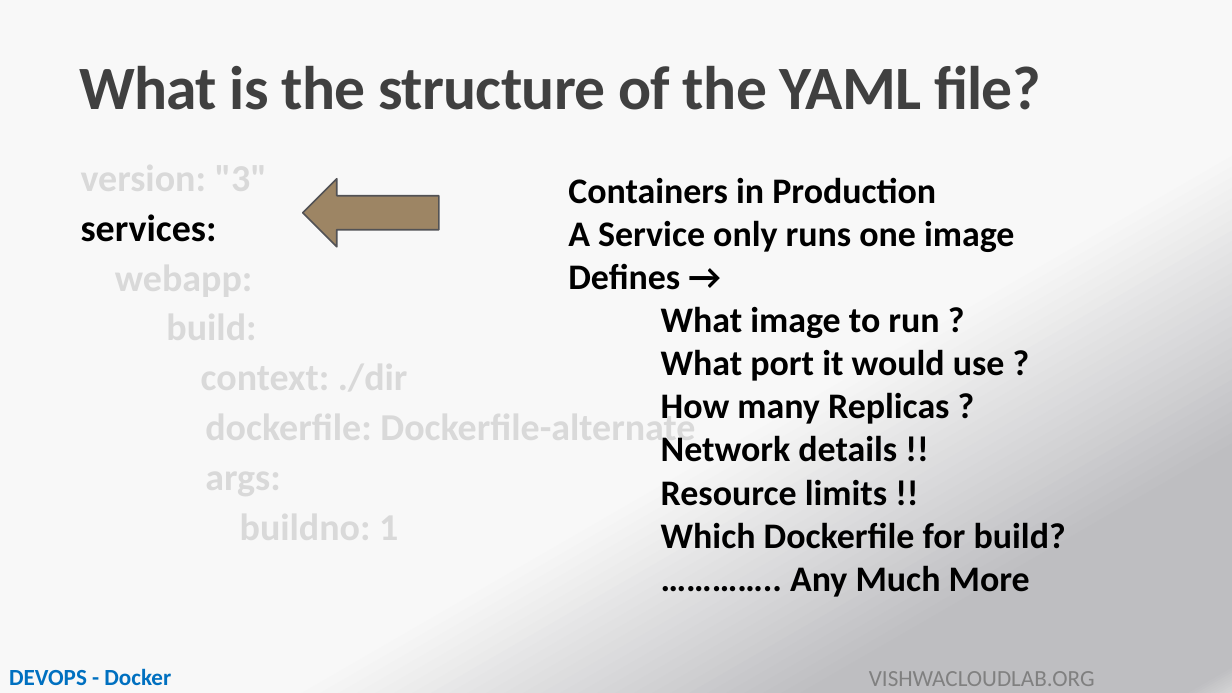
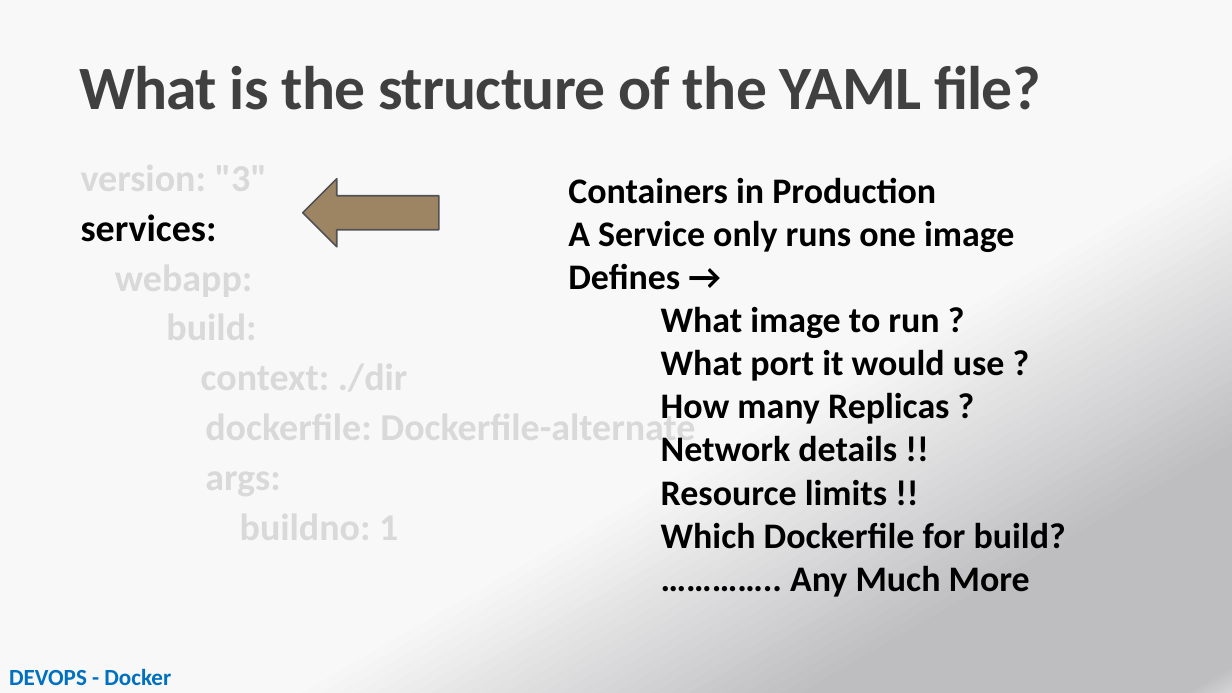
Before and after one commit to payalb/niit-25-aug-25, a slide deck: slide 15 of D2/PPT06-Docker-Compose.pptx. Drawn at 1232x693 pixels with LibreOffice and Linux fonts; fonts in the diff are those of the drawing; background and template pictures are left out. Boxes give left, top, right and bottom in pixels: in the first picture for what was removed or moved away, otherwise in the second. Text is boxed around its words. In the diff, an @@ line names an element or a change of style, - is before the commit and + after.

```diff
--- a/D2/PPT06-Docker-Compose.pptx
+++ b/D2/PPT06-Docker-Compose.pptx
@@ text removed at (869, 671, 1095, 686) @@
-VISHWACLOUDLAB.ORG
```
Also in this commit, not shown: 21 other slides changed, 3 other files.
